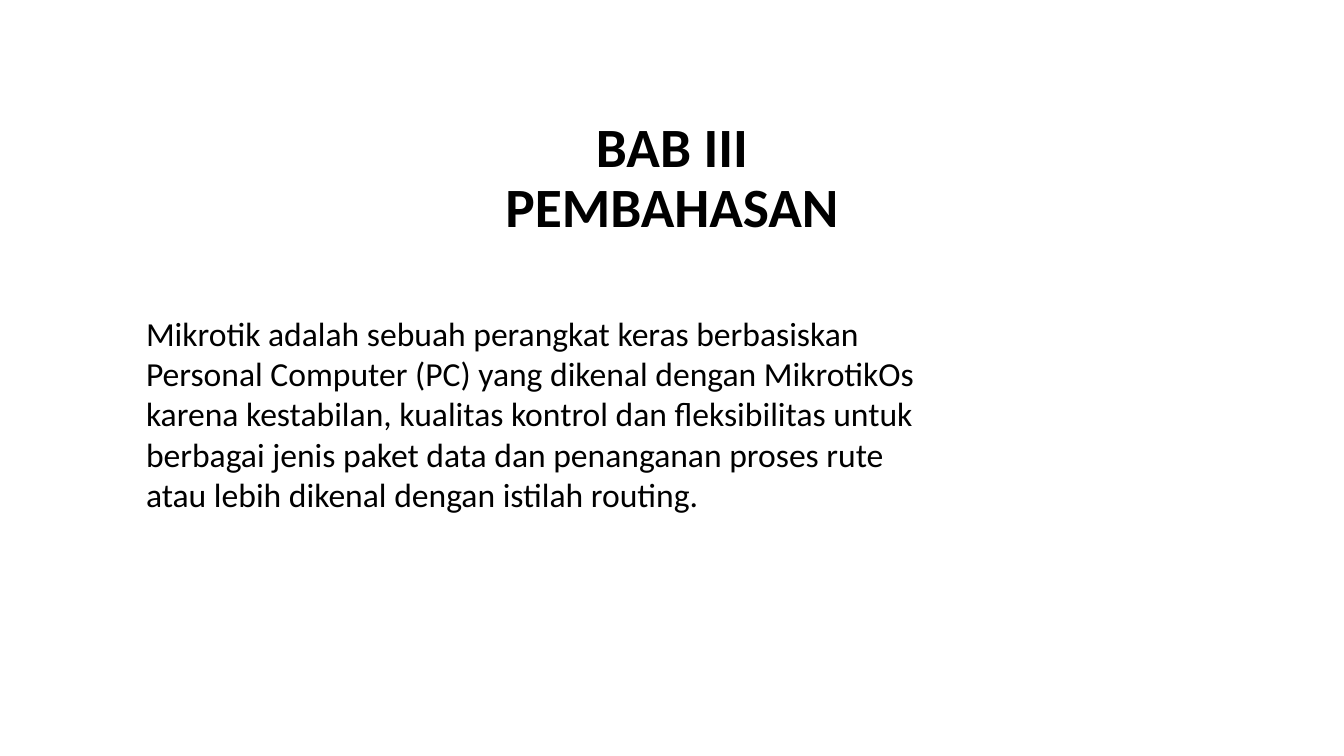
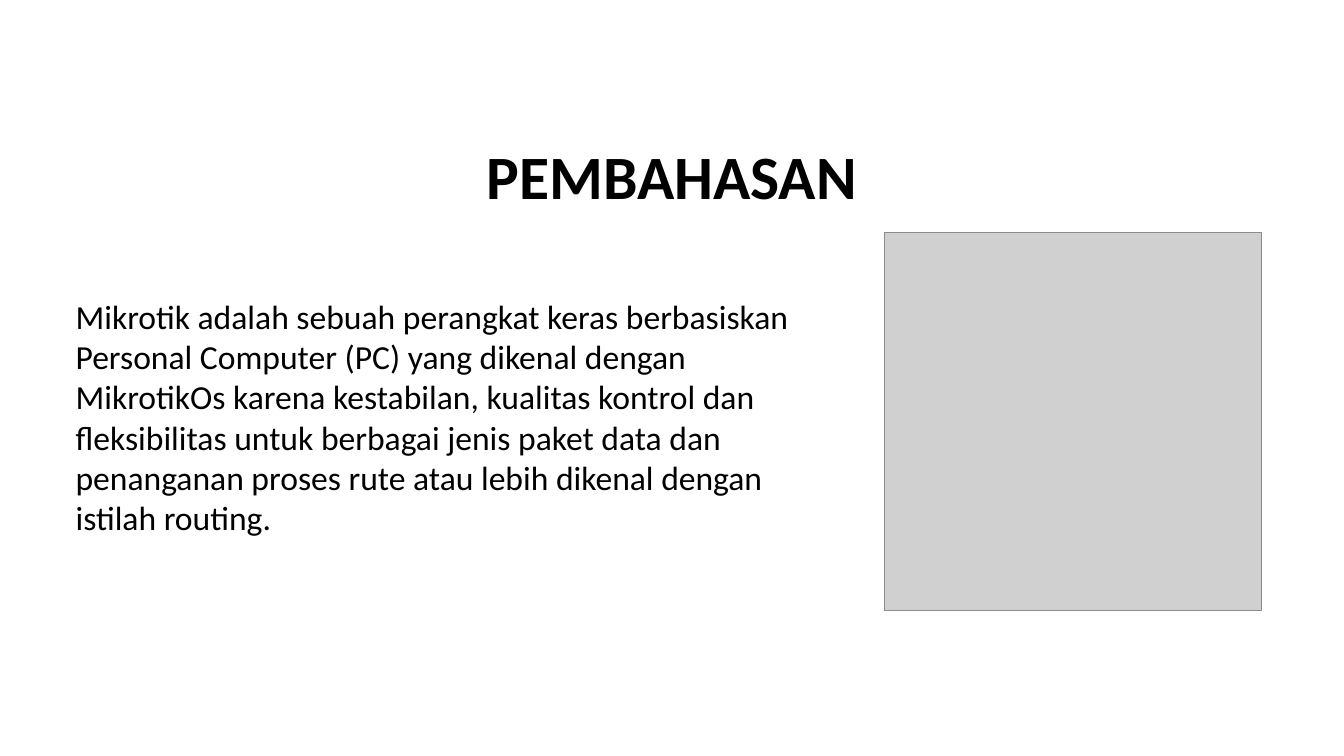
Before and after one commit to wisnushaputra/private-repo, a slide deck: slide 12 of Wisnu.pptx (slide 7 before the commit). Drawn at 1344x756 pixels with LibreOffice and Linux fonts; fonts in the diff are those of the drawing; grey boxes stand for pictures. Boxes give left, top, right and bottom in pixels: in the first picture for what was removed or moved away, otherwise in the second. Text is boxed around its words. In the diff, an @@ line names an element or a change of style, - is before the commit and + after.

```diff
--- a/Wisnu.pptx
+++ b/Wisnu.pptx
@@ title at bbox=[487, 158, 857, 200]: text changed; size 39.6 to 44 pt @@
-BAB III
-PEMBAHASAN
+PEMBAHASAN
@@ picture added at bbox=[884, 233, 1262, 611] @@
@@ text "Mikrotik adalah sebuah perangkat keras ..." rewrapped from bbox=[146, 322, 914, 513] to bbox=[76, 305, 788, 536] @@
```
Also in this commit, not shown: 4 other slides changed, 9 slides added, 2 slides removed, 1 other file.
